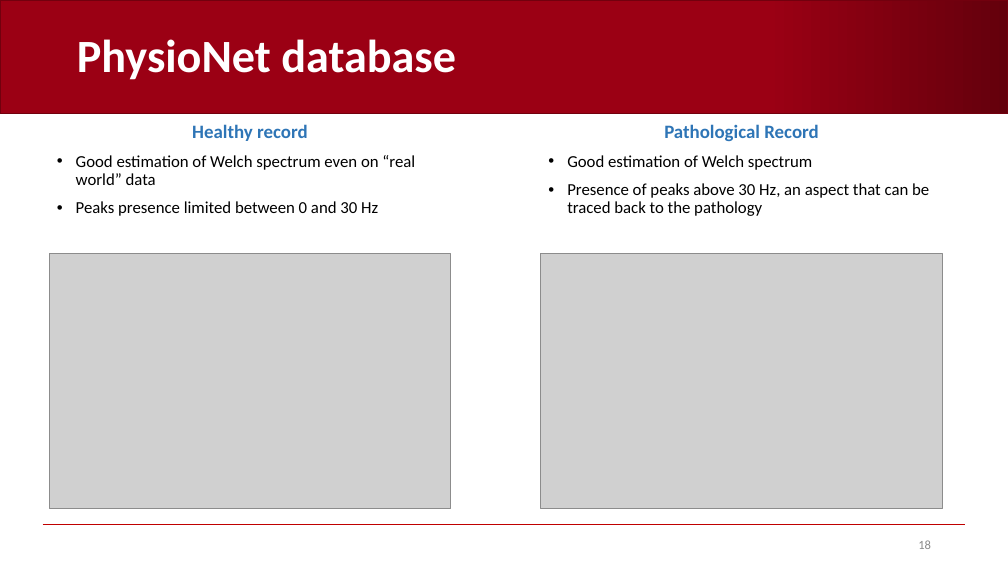
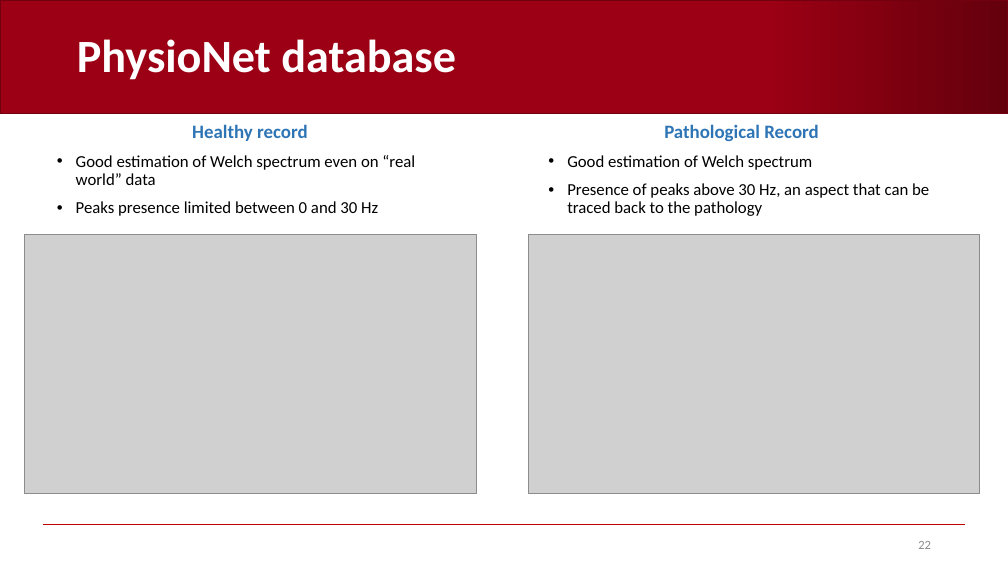
Before and after one commit to AndreaCorrado00/Tesi_magistrale_Corrado_Andrea, a slide deck: slide 22 of Documentation/3. in-depth spectrum analysis.pptx (slide 18 before the commit). Drawn at 1008x567 pixels with LibreOffice and Linux fonts; fonts in the diff are those of the drawing; grey boxes stand for pictures; background and template pictures are left out. Boxes give left, top, right and bottom in pixels: in the first picture for what was removed or moved away, otherwise in the second. Text is boxed around its words. In the diff, an @@ line names an element or a change of style, - is before the commit and + after.

```diff
--- a/Documentation/3. in-depth spectrum analysis.pptx
+++ b/Documentation/3. in-depth spectrum analysis.pptx
@@ picture: place and size @@
-picture at [49, 253, 451, 509]
+picture at [24, 234, 476, 495]
@@ picture: place and size @@
-picture at [541, 253, 942, 509]
+picture at [529, 234, 980, 495]
@@ page number at [918, 541, 931, 549]: text changed @@
-18
+22
```
Also in this commit, not shown: 7 other slides changed, 6 slides added, 7 slides removed, 4 other files.
